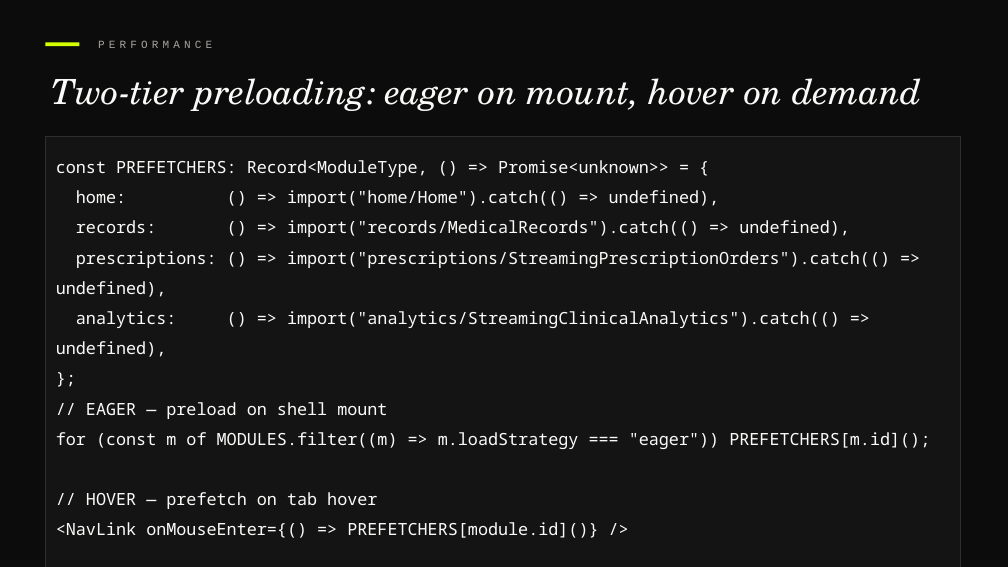
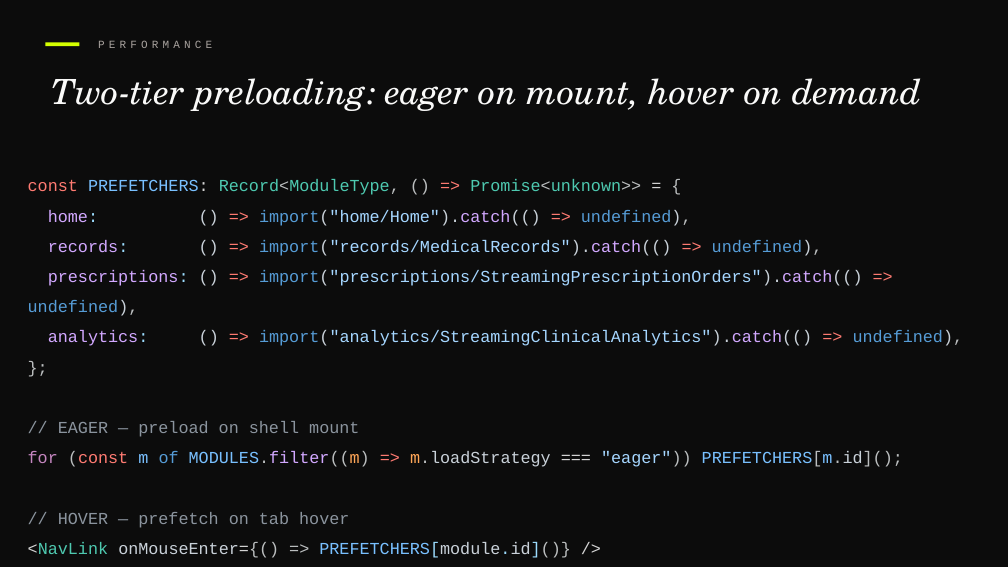
Before and after one commit to devlinduldulao/module-federation-demo, a slide deck: slide 33 of presentation/module-federation.pptx. Drawn at 1008x567 pixels with LibreOffice and Linux fonts; fonts in the diff are those of the drawing. Boxes give left, top, right and bottom in pixels: in the first picture for what was removed or moved away, otherwise in the second. Text is boxed around its words. In the diff, an @@ line names an element or a change of style, - is before the commit and + after.

```diff
--- a/presentation/module-federation.pptx
+++ b/presentation/module-federation.pptx
@@ text "const PREFETCHERS: Record<ModuleType, () => ...": place and size @@
-text "const PREFETCHERS: Record<ModuleType, () => ..." at (45, 136, 960, 567)
+text "const PREFETCHERS: Record<ModuleType, () => ..." at (28, 179, 964, 528)
@@ text "const PREFETCHERS: Record<ModuleType, () => ..." at (28, 179, 964, 528): font Noto Sans Mono to Courier New; text colour #FAFAF9 to #FF7B72 in "const =>", "=> =>", "=> =>", "=> =>" and 2 more places; text colour #FAFAF9 to #79C0FF in "PREFETCHERS:", "m MODULES.filter((m) PREFETCHERS[m.id]();", "PREFETCHERS[module.id]()}"; text colour #FAFAF9 to #D4D4D4 in "PREFETCHERS: =", "===", "<NavLink onMouseEnter={() />"; text colour #FAFAF9 to #4EC9B0 in "Record<ModuleType, Promise<unknown>>", "<NavLink"; text colour #FAFAF9 to #BBBEBF in "Record<ModuleType, () Promise<unknown>> {", "undefined),", "undefined),", "undefined)," and 4 more places; text colour #FAFAF9 to #D2A8FF in "home: import("home/Home").catch(()", "records: import("records/MedicalRecords").catch(()", "prescriptions: import("prescriptions/StreamingPrescriptionOr ...", "analytics: import("analytics/StreamingClinicalAnalytics").ca ..." and 1 more places; text colour #FAFAF9 to #9CDCFE in "home:", "records:", "prescriptions:", "analytics:" and 1 more places; text colour #FAFAF9 to #C9D1D9 in "() import("home/Home").catch(() undefined),", "() import("records/MedicalRecords").catch(() undefined),", "() import("prescriptions/StreamingPrescriptionOrders").catch ...", "() import("analytics/StreamingClinicalAnalytics").catch(() u ..." and 2 more places; text colour #FAFAF9 to #569CD6 in "import("home/Home").catch(() undefined),", "import("records/MedicalRecords").catch(() undefined),", "import("prescriptions/StreamingPrescriptionOrders").catch(() ...", "import("analytics/StreamingClinicalAnalytics").catch(() unde ..." and 1 more places; text colour #FAFAF9 to #A5D6FF in "import("home/Home").catch(()", "import("records/MedicalRecords").catch(()", "import("prescriptions/StreamingPrescriptionOrders").catch(()", "import("analytics/StreamingClinicalAnalytics").catch(()" and 1 more places; text colour #FAFAF9 to #8B949E in "// EAGER — preload on shell mount", "// HOVER — prefetch on tab hover"; text colour #FAFAF9 to #C586C0 in "for"; text colour #FAFAF9 to #FFA657 in "MODULES.filter((m) m.loadStrategy"; fill #141414 to none; outline #2E2E2E 0.75 pt to none @@
```
Also in this commit, not shown: 15 other slides changed, 1 slide removed.
